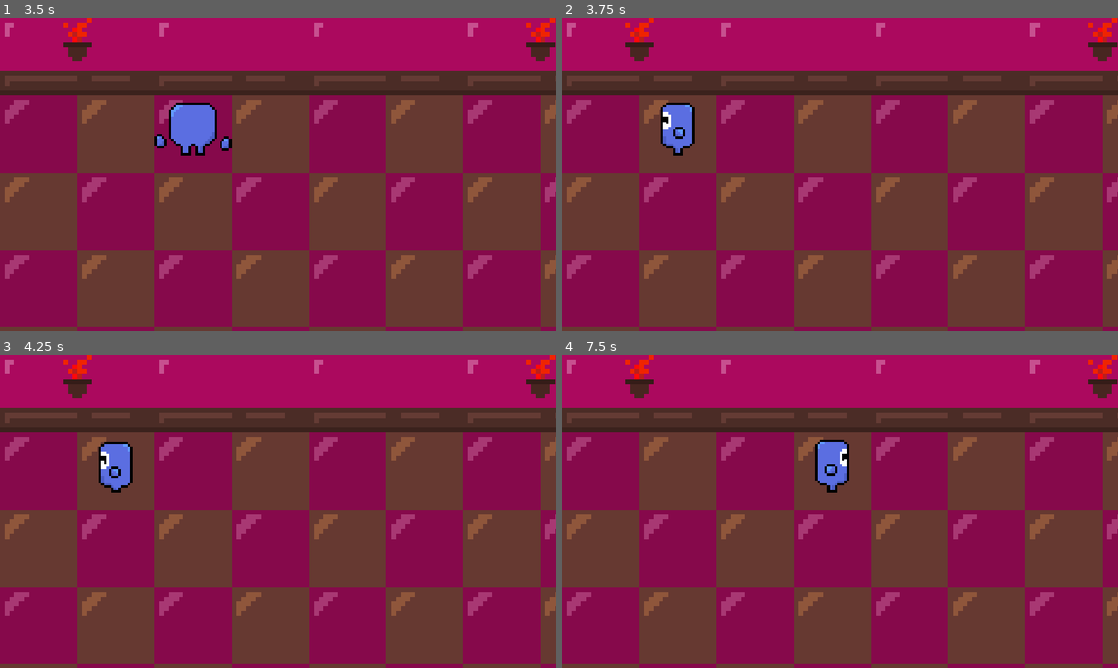
Above: before the commit, frames 1-4 (two rows, left to right).
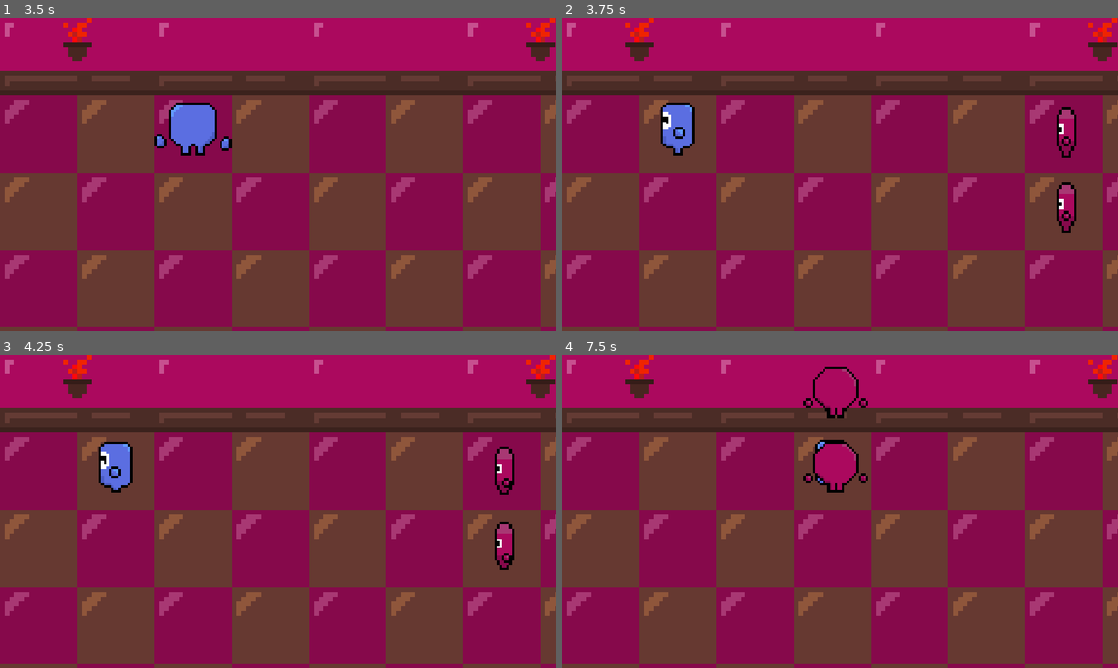
Above: after the commit, the same moments.

Repository: Floatingjacob/Brackeys-Game-Jam-2026.2
Game: Godot game, scene res://scenes/begin.tscn
Same seed, same stepped clock (60 frames per second), same inputs: the game is played once before the commit and once after it.
Inputs:
- Up to frame 1 (3.5 s): tap Enter at 0.5 s; hold Right (ui_right) 0.53-1.28 s; hold Down (ui_down) 1.28-2.03 s; hold Right (ui_right) 2.03-2.78 s; hold Up (ui_up) from 2.78 s (still down)
- Up to frame 2 (3.75 s): tap Space at 3.5 s; release Up (ui_up) at 3.53 s; hold Left (ui_left) from 3.53 s (still down)
- Up to frame 3 (4.25 s): keep holding Left (ui_left)
- Up to frame 4 (7.5 s): release Left (ui_left) at 5.03 s; hold Down (ui_down) 5.03-5.78 s; hold Right (ui_right) 5.78-6.53 s; hold Up (ui_up) 6.53-7.28 s; hold Right (ui_right) from 7.28 s (still down)

Frame 1 is identical in both runs. In frame 2, 0.9% of the frame differs, in the area x 89-93%, y 28-69%; in frame 3, 0.9%; in frame 4, 1.4%, in the area x 43-55%, y 3-44%.

Commit message:
Added enemies with movement and basic follow logic. As well as continued to update and work on the player to work well.

Diff:
--- a/project.godot
+++ b/project.godot
@@ -27,6 +27,7 @@
 [global_group]
 
 Player=""
+Enemy=""
 
 [input]
 
--- a/scenes/begin.tscn
+++ b/scenes/begin.tscn
@@ -1,7 +1,8 @@
 [gd_scene format=3 uid="uid://dknealtwddg3y"]
 
 [ext_resource type="PackedScene" uid="uid://ddw524r5hukms" path="res://reusables/characters/thor.tscn" id="1_bd4eo"]
-[ext_resource type="Texture2D" uid="uid://6ejirsn66ae5" path="res://TilemapThor'sGame.png" id="2_c2vp5"]
+[ext_resource type="Texture2D" uid="uid://6ejirsn66ae5" path="res://assets/tilemaps/TilemapThor'sGame.png" id="2_c2vp5"]
+[ext_resource type="PackedScene" uid="uid://dyrua1stavmxi" path="res://scenes/enemy.tscn" id="3_k81wc"]
 
 [sub_resource type="TileSetAtlasSource" id="TileSetAtlasSource_k81wc"]
 texture = ExtResource("2_c2vp5")
@@ -49,3 +50,9 @@
 tile_set = SubResource("TileSet_2bnyp")
 format = 2
 layer_0/tile_data = PackedInt32Array(0, 65536, 1, 1, 0, 0, 2, 0, 0, 3, 65536, 1, 4, 0, 0, 5, 0, 0, 65536, 65536, 0, 655 …(273 unchanged characters)…
+
+[node name="Enemy" parent="." unique_id=448632925 groups=["Enemy"] instance=ExtResource("3_k81wc")]
+position = Vector2(369, 45)
+
+[node name="Enemy2" parent="." unique_id=181559095 groups=["Enemy"] instance=ExtResource("3_k81wc")]
+position = Vector2(369, 76)
--- /dev/null
+++ b/scenes/enemy.gd
@@ -0,0 +1,53 @@
+extends CharacterBody2D
+
+const TILE_SIZE := 32
+
+var moving := false
+var target_position := Vector2.ZERO
+var player: CharacterBody2D
+
+
+func _ready() -> void:
+	player = get_tree().get_first_node_in_group("Player")
+
+
+func _physics_process(_delta: float) -> void:
+	if moving:
+		global_position = global_position.move_toward(target_position, 8.0)
+
+		if global_position == target_position:
+			global_position = target_position
+			moving = false
+
+
+func take_turn() -> void:
+	if moving:
+		return
+
+	var difference := player.global_position - global_position
+	var direction := Vector2.ZERO
+
+	# Decide whether to move horizontally or vertically.
+	if abs(difference.x) > abs(difference.y):
+		direction.x = sign(difference.x)
+	else:
+		direction.y = sign(difference.y)
+
+	# Set the animation based on the direction.
+	if direction == Vector2.LEFT:
+		$Animation.flip_h = true
+		$Animation.play("IdleSide")
+
+	elif direction == Vector2.RIGHT:
+		$Animation.flip_h = false
+		$Animation.play("IdleSide")
+
+	elif direction == Vector2.UP:
+		$Animation.play("IdleDown")
+
+	elif direction == Vector2.DOWN:
+		$Animation.play("IdleUp")
+
+	# Move exactly one tile.
+	target_position = global_position + direction * TILE_SIZE
+	moving = true
--- /dev/null
+++ b/scenes/enemy.tscn
@@ -0,0 +1,141 @@
+[gd_scene format=3 uid="uid://dyrua1stavmxi"]
+
+[ext_resource type="Script" uid="uid://cgv77q76vaa7p" path="res://scenes/enemy.gd" id="1_md0e3"]
+[ext_resource type="Texture2D" uid="uid://dxoqnkiwmpuum" path="res://assets/spritesheets/thor enemy/Thor'sEnemyIdles.png" id="2_4ra3w"]
+
+[sub_resource type="AtlasTexture" id="AtlasTexture_fk37g"]
+atlas = ExtResource("2_4ra3w")
+region = Rect2(32, 32, 32, 32)
+
+[sub_resource type="AtlasTexture" id="AtlasTexture_28q3w"]
+atlas = ExtResource("2_4ra3w")
+region = Rect2(64, 32, 32, 32)
+
+[sub_resource type="AtlasTexture" id="AtlasTexture_47vlp"]
+atlas = ExtResource("2_4ra3w")
+region = Rect2(96, 32, 32, 32)
+
+[sub_resource type="AtlasTexture" id="AtlasTexture_7dhv5"]
+atlas = ExtResource("2_4ra3w")
+region = Rect2(0, 0, 32, 32)
+
+[sub_resource type="AtlasTexture" id="AtlasTexture_ffeud"]
+atlas = ExtResource("2_4ra3w")
+region = Rect2(32, 0, 32, 32)
+
+[sub_resource type="AtlasTexture" id="AtlasTexture_6fnfy"]
+atlas = ExtResource("2_4ra3w")
+region = Rect2(64, 0, 32, 32)
+
+[sub_resource type="AtlasTexture" id="AtlasTexture_bte8h"]
+atlas = ExtResource("2_4ra3w")
+region = Rect2(32, 64, 32, 32)
+
+[sub_resource type="AtlasTexture" id="AtlasTexture_6o2n6"]
+atlas = ExtResource("2_4ra3w")
+region = Rect2(64, 64, 32, 32)
+
+[sub_resource type="AtlasTexture" id="AtlasTexture_whqst"]
+atlas = ExtResource("2_4ra3w")
+region = Rect2(96, 64, 32, 32)
+
+[sub_resource type="AtlasTexture" id="AtlasTexture_hkq2f"]
+atlas = ExtResource("2_4ra3w")
+region = Rect2(0, 32, 32, 32)
+
+[sub_resource type="AtlasTexture" id="AtlasTexture_5bour"]
+atlas = ExtResource("2_4ra3w")
+region = Rect2(0, 96, 32, 32)
+
+[sub_resource type="AtlasTexture" id="AtlasTexture_4y0ap"]
+atlas = ExtResource("2_4ra3w")
+region = Rect2(32, 96, 32, 32)
+
+[sub_resource type="AtlasTexture" id="AtlasTexture_q33em"]
+atlas = ExtResource("2_4ra3w")
+region = Rect2(64, 96, 32, 32)
+
+[sub_resource type="AtlasTexture" id="AtlasTexture_p4gby"]
+atlas = ExtResource("2_4ra3w")
+region = Rect2(96, 96, 32, 32)
+
+[sub_resource type="AtlasTexture" id="AtlasTexture_ydjae"]
+atlas = ExtResource("2_4ra3w")
+region = Rect2(0, 64, 32, 32)
+
+[sub_resource type="SpriteFrames" id="SpriteFrames_2bnyp"]
+animations = [{
+"frames": [{
+"duration": 1.0,
+"texture": SubResource("AtlasTexture_fk37g")
+}, {
+"duration": 1.0,
+"texture": SubResource("AtlasTexture_28q3w")
+}, {
+"duration": 1.0,
+"texture": SubResource("AtlasTexture_47vlp")
+}, {
+"duration": 1.0,
+"texture": SubResource("AtlasTexture_7dhv5")
+}, {
+"duration": 1.0,
+"texture": SubResource("AtlasTexture_ffeud")
+}, {
+"duration": 1.0,
+"texture": SubResource("AtlasTexture_6fnfy")
+}],
+"loop": 1,
+"name": &"IdleDown",
+"speed": 5.0
+}, {
+"frames": [{
+"duration": 1.0,
+"texture": SubResource("AtlasTexture_bte8h")
+}, {
+"duration": 1.0,
+"texture": SubResource("AtlasTexture_6o2n6")
+}, {
+"duration": 1.0,
+"texture": SubResource("AtlasTexture_whqst")
+}, {
+"duration": 1.0,
+"texture": SubResource("AtlasTexture_hkq2f")
+}],
+"loop": 1,
+"name": &"IdleSide",
+"speed": 5.0
+}, {
+"frames": [{
+"duration": 1.0,
+"texture": SubResource("AtlasTexture_5bour")
+}, {
+"duration": 1.0,
+"texture": SubResource("AtlasTexture_4y0ap")
+}, {
+"duration": 1.0,
+"texture": SubResource("AtlasTexture_q33em")
+}, {
+"duration": 1.0,
+"texture": SubResource("AtlasTexture_p4gby")
+}, {
+"duration": 1.0,
+"texture": SubResource("AtlasTexture_ydjae")
+}],
+"loop": 1,
+"name": &"IdleUp",
+"speed": 5.0
+}]
+
+[sub_resource type="RectangleShape2D" id="RectangleShape2D_ikt4i"]
+size = Vector2(19, 21)
+
+[node name="Enemy" type="CharacterBody2D" unique_id=448632925]
+script = ExtResource("1_md0e3")
+
+[node name="Animation" type="AnimatedSprite2D" parent="." unique_id=1961050365]
+sprite_frames = SubResource("SpriteFrames_2bnyp")
+animation = &"IdleSide"
+
+[node name="CollisionShape2D" type="CollisionShape2D" parent="." unique_id=879738330]
+position = Vector2(-0.5, 2.5)
+shape = SubResource("RectangleShape2D_ikt4i")
--- a/scripts/characters/thor/thor.gd
+++ b/scripts/characters/thor/thor.gd
@@ -22,6 +22,12 @@
 		if global_position == target_position:
 			global_position = target_position
 			moving = false
+
+			# Player has finished moving, so every enemy gets one turn.
+			var enemies := get_tree().get_nodes_in_group("Enemy")
+
+			for enemy in enemies:
+				enemy.take_turn()
 
 		return
 
Not shown, added: scenes/enemy.gd.uid
